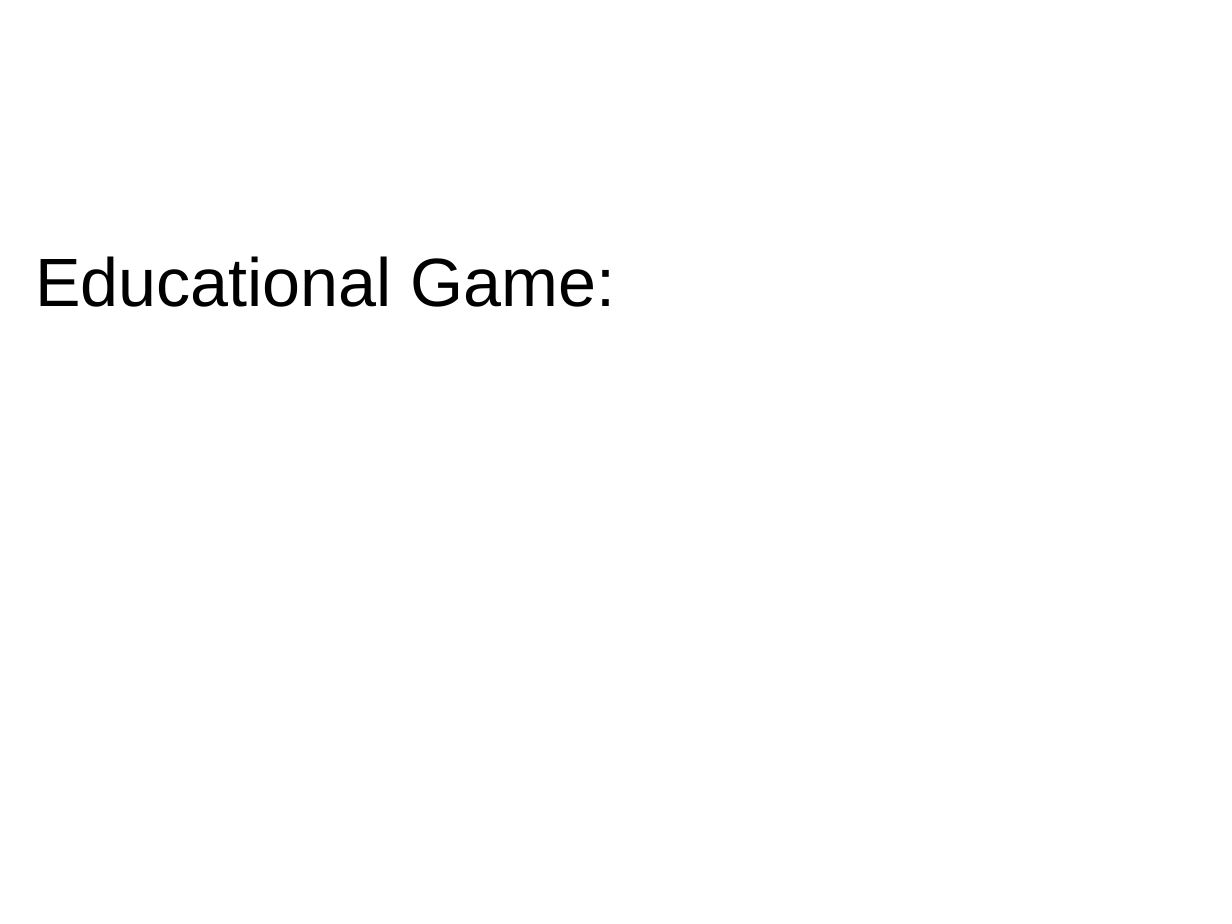
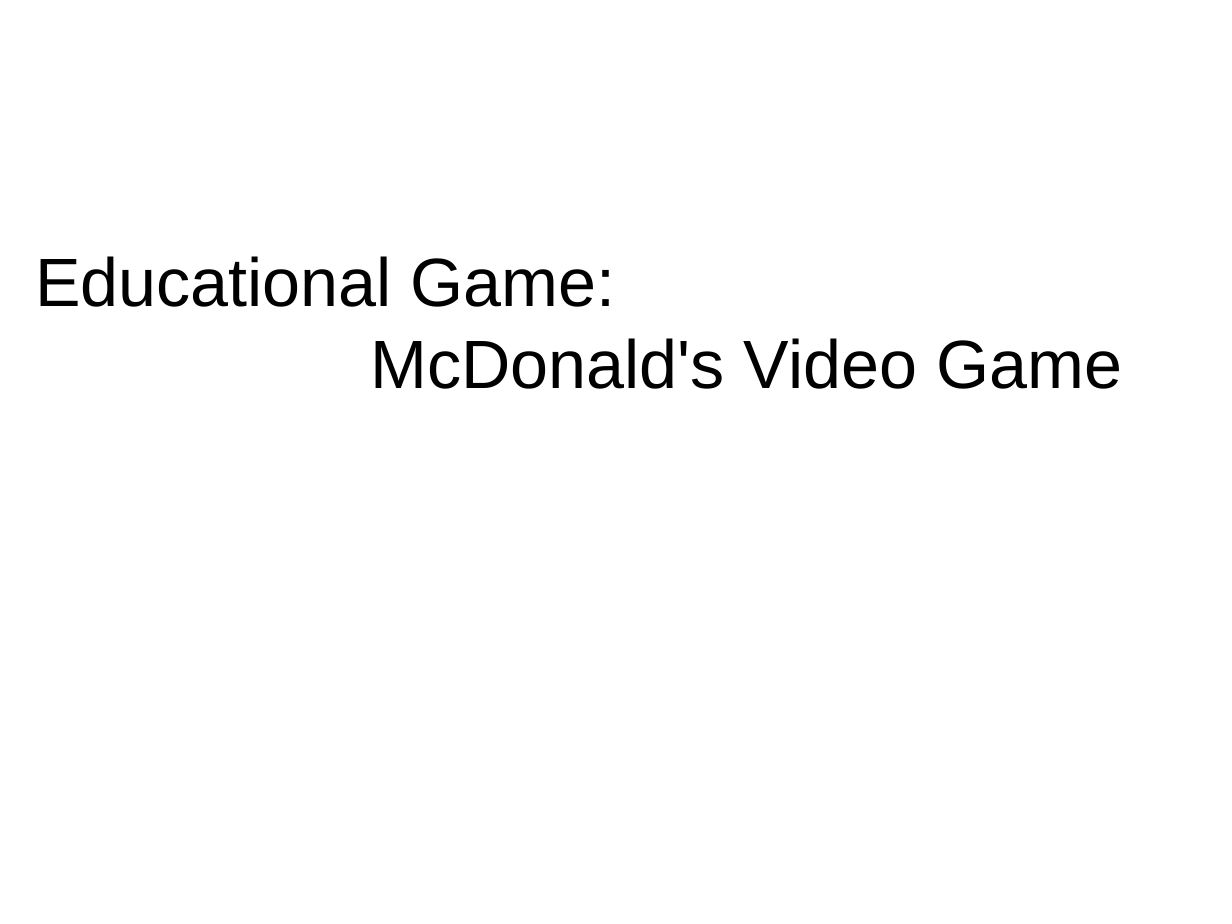
Before and after one commit to jjhollo2019/Clemson-Files, a slide deck: slide 1 of Fall/Game Design/Assignments/Holloway_play3.pptx. Drawn at 1232x924 pixels with LibreOffice and Linux fonts; fonts in the diff are those of the drawing; background and template pictures are left out. Boxes give left, top, right and bottom in pixels: in the first picture for what was removed or moved away, otherwise in the second. Text is boxed around its words. In the diff, an @@ line names an element or a change of style, - is before the commit and + after.

```diff
--- a/Fall/Game Design/Assignments/Holloway_play3.pptx
+++ b/Fall/Game Design/Assignments/Holloway_play3.pptx
@@ text at [35,256,1122,389]: text changed @@
-Educational Game:
+Educational Game:
+McDonald's Video Game
```
Also in this commit, not shown: 4 slides added, 1 slide removed, 40 other files.
